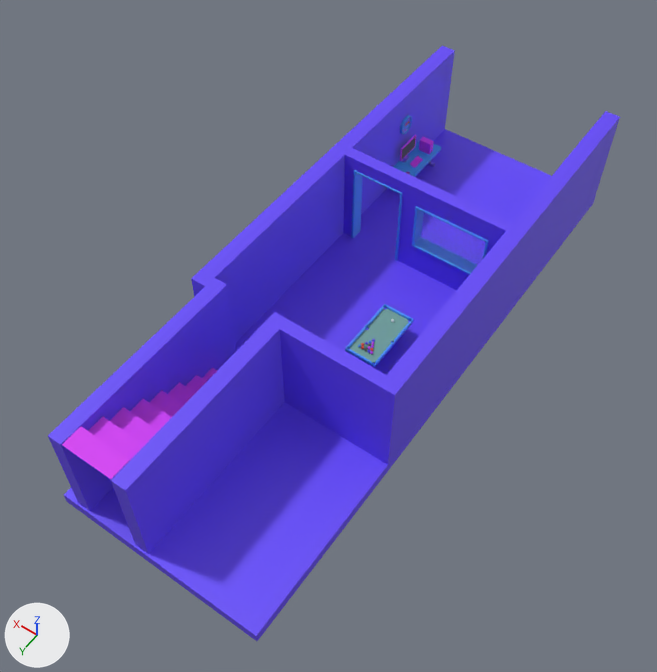
The Blender file blender/myexperience.blend as it was, and as the next commit left it.
Both versions are drawn from a 50 mm camera at (-9.6, 21.8, 22.6) aimed at (0.3, 7.9, 0.8). Arrows for +X, +Y and +Z are at lower left; the lights stay in place.

In view in the first picture: 'boardplane', 'stairs', 'wall', 'wallgrass'.
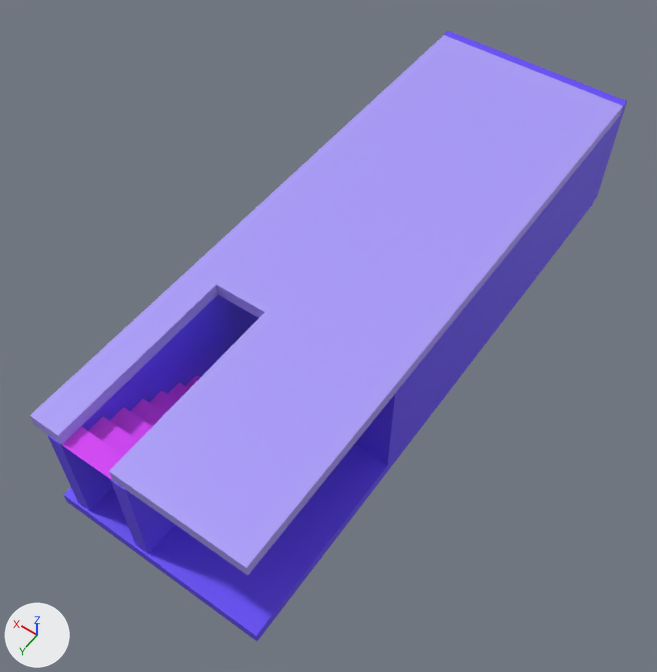
The newer file is also turned or shifted as a whole; pictures and numbers use the older file's frame.

What changed in the scene script:
```text
Add mat_天花板:
    mat_天花板 = principled_material('天花板')
    mat_天花板.base_color = (0.407, 0.332, 0.956)  # blue #ab9cfa
Change me_平面:
    where me_平面.from_pydata(...)  # 8 vertices, 2 faces; spans x 0.77..2.42, y 10.19..10.85, z 0.02..0.4
    used by ob_stairs; location = (0.0, 0.0, 0.0)
    me_平面 part 1: the loose piece of 6 vertices spanning x 0.77..2.42, y 10.19..10.85, z 0.02..0.4 is copied, and the copy is moved by (0.0, 1.32, 0.77); it spans x 0.77..2.42, y 11.51..12.17, z 0.79..1.18
    me_平面 part 2: the loose piece of 6 vertices spanning x 0.77..2.42, y 10.19..10.85, z 0.02..0.4 is copied, and the copy is moved by (0.0, 1.98, 1.16); it spans x 0.77..2.42, y 12.17..12.83, z 1.18..1.56
    me_平面 part 3: the loose piece of 6 vertices spanning x 0.77..2.42, y 10.19..10.85, z 0.02..0.4 is copied, and the copy is moved by (0.0, 3.3, 1.93); it spans x 0.77..2.42, y 13.49..14.15, z 1.95..2.34
    me_平面 part 4: the loose piece of 6 vertices spanning x 0.77..2.42, y 10.19..10.85, z 0.02..0.4 is copied, and the copy is moved by (0.0, 3.95, 2.32); it spans x 0.77..2.42, y 14.15..14.81, z 2.34..2.72
    me_平面 part 5: the loose piece of 6 vertices spanning x 0.77..2.42, y 10.19..10.85, z 0.02..0.4 is copied, and the copy is moved by (0.0, 4.61, 2.71); it spans x 0.77..2.42, y 14.81..15.46, z 2.72..3.11
    me_平面 part 6: the loose piece of 6 vertices spanning x 0.77..2.42, y 10.19..10.85, z 0.02..0.4 is copied, and the copy is moved by (0.0, 5.27, 3.09); it spans x 0.77..2.42, y 15.46..16.12, z 3.11..3.5
Add me_立方体_008:
    me_立方体_008.from_pydata(...)  # 28 vertices, 22 faces; spans x -2.1..2.2, y -3.4..3.4, z -0.3..19.6
    # faces by material slot: [16, 6]
    me_立方体_008.materials.append(mat_天花板)  # blue #ab9cfa
    me_立方体_008.materials.append(mat_墙体颜色)  # blue #6548fa
Change ob_stairs:
    remove _m = ob_stairs.modifiers.new('阵列', 'ARRAY')
    remove _m.count = 9
    remove _m.relative_offset_displace = (0.0, 1.0, 1.0)
Remove ob_boardplane:
    ob_boardplane = bpy.data.objects.new('boardplane', me_立方体_003)
    ob_boardplane.parent = ob_ballboard
    ob_boardplane.matrix_parent_inverse = Matrix(((1.0, 0.0, 0.0, 0.909), (0.0, 1.0, 0.0, -6.908), (0.0, 0.0, 1.0, -0.674), (0.0, 0.0, 0.0, 1.0)))
    ob_boardplane.location = (-0.909, 6.908, 0.674)
Add ob_房间盖子:
    ob_房间盖子 = bpy.data.objects.new('房间盖子', me_立方体_008)
    ob_房间盖子.location = (0.04, -3.48, 1.76)
    ob_房间盖子.rotation_euler = (-1.571, -1.571, 0.0)  # degrees (-90, -90, 0)
    ob_房间盖子.scale = (1.0, 1.0, 1.0)
```

Where the change shows, as pixel boxes [x1, y1, x2, y2] in the pictures (657 x 672 px):
'房间盖子', added (blue): after [30, 31, 627, 575]
    faces in mat_天花板 (blue #ab9cfa): [30, 35, 623, 575]
    faces in mat_墙体颜色 (blue #6548fa): [442, 31, 627, 200]
'boardplane', deleted: before [350, 309, 409, 363]
part 1 of me_平面, added: after [186, 375, 201, 389]
part 2 of me_平面, added: after [168, 382, 189, 400]
part 3 of me_平面, added: after [130, 399, 165, 426]
part 4 of me_平面, added: after [110, 407, 153, 440]
part 5 of me_平面, added: after [88, 417, 139, 455]
part 6 of me_平面, added: after [62, 426, 124, 479]
'wall', unchanged, covered by the edit: before [48, 46, 620, 641]; after [48, 117, 620, 641]
'wallgrass', unchanged, covered by the edit: before [414, 210, 486, 273]
